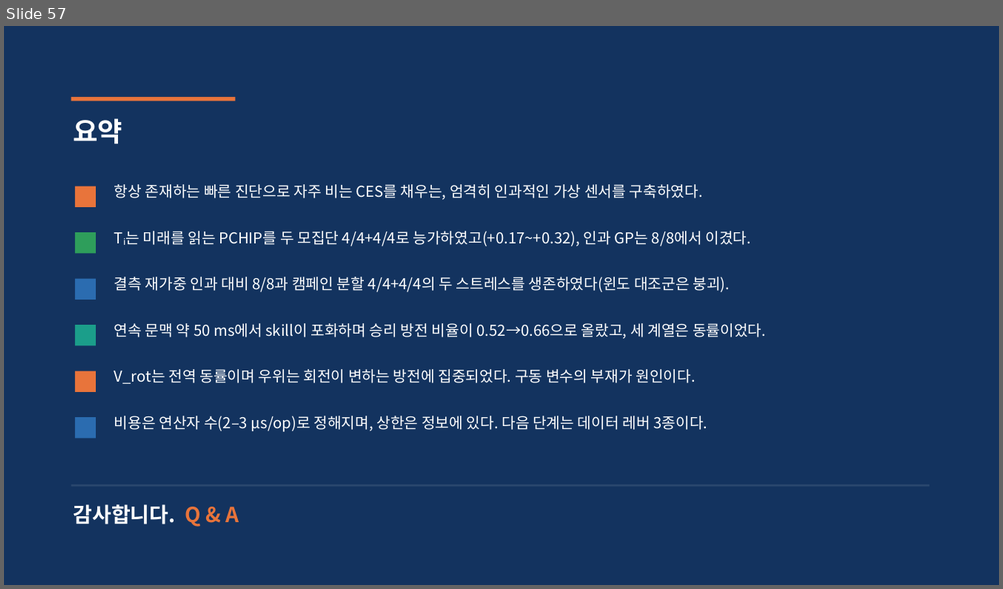
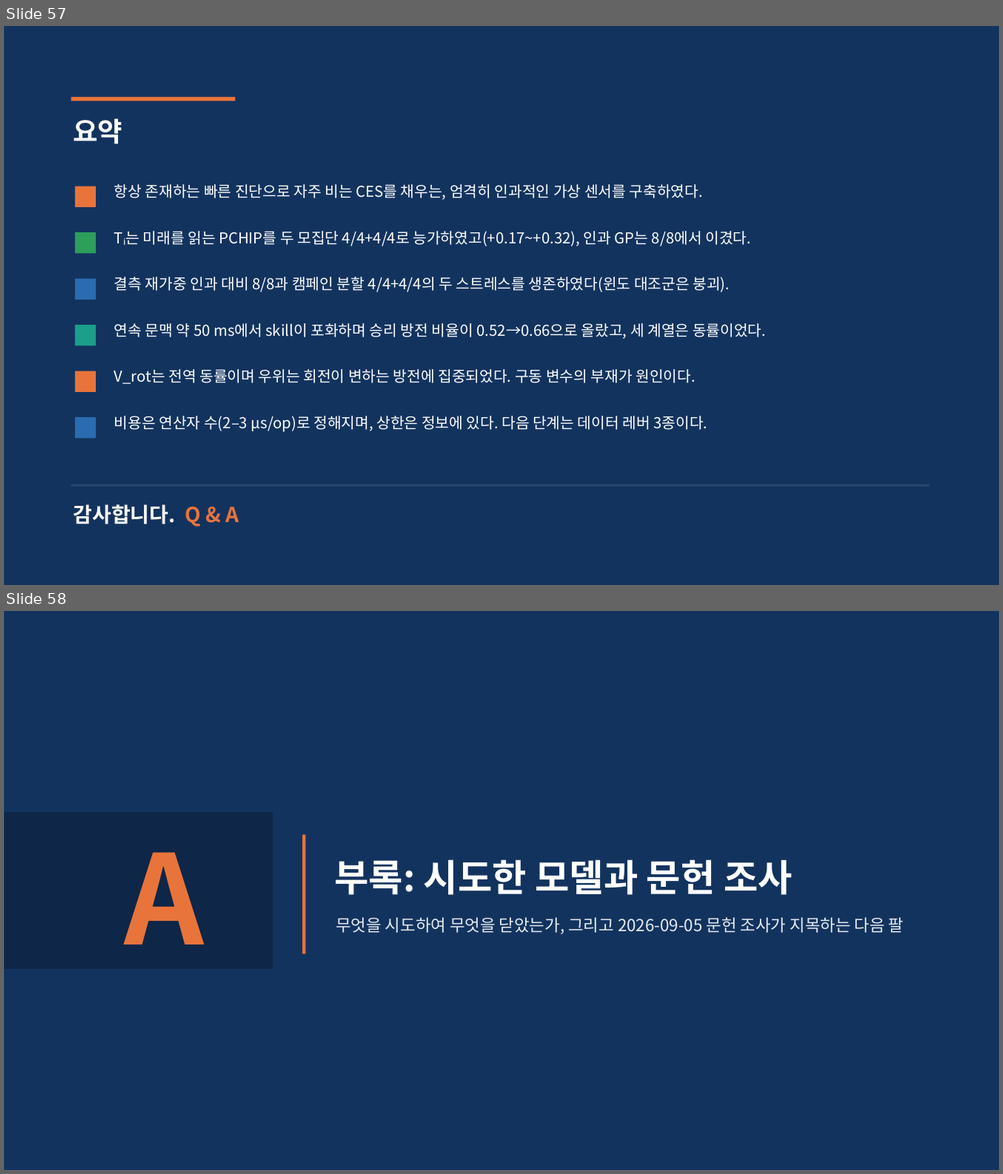
Before and after one commit to iseungsang01/ml-intern-revision, a slide deck: docs/presentation/KSTAR_CES_발표자료.pptx. Shown one above the other, each under a label of ours: slide 57 before the commit, slides 57 and 58 after it. The pictures are 1003x589 and 1003x1174 pixels, drawn with LibreOffice and Linux fonts; fonts in the diff are those of the drawing. Boxes give left, top, right and bottom in pixels: in the first picture for what was removed or moved away, otherwise in the second. Text is boxed around its words. In the diff, an @@ line names an element or a change of style, - is before the commit and + after.

```diff
--- a/docs/presentation/KSTAR_CES_발표자료.pptx
+++ b/docs/presentation/KSTAR_CES_발표자료.pptx
@@ slide 58 added at (x1=4, y1=611, x2=999, y2=1170), background #FFFFFF @@
@@ rectangle added at (x1=4, y1=611, x2=999, y2=1170), fill #13335F @@
@@ rectangle added at (x1=4, y1=812, x2=273, y2=969), fill #0E2647 @@
@@ text added at (x1=125, y1=852, x2=205, y2=945), 120 pt, text #E8743B, bold @@
+A
@@ rectangle added at (x1=302, y1=834, x2=305, y2=954), fill #E8743B @@
@@ text added at (x1=334, y1=860, x2=792, y2=895), 36 pt, text #FFFFFF, bold @@
+부록: 시도한 모델과 문헌 조사
@@ text added at (x1=336, y1=917, x2=904, y2=934), 16 pt, text #E8ECF1 @@
+무엇을 시도하여 무엇을 닫았는가, 그리고 2026-09-05 문헌 조사가 지목하는 다음 팔
```
Also in this commit, not shown: 7 other slides added, 8 other files.
